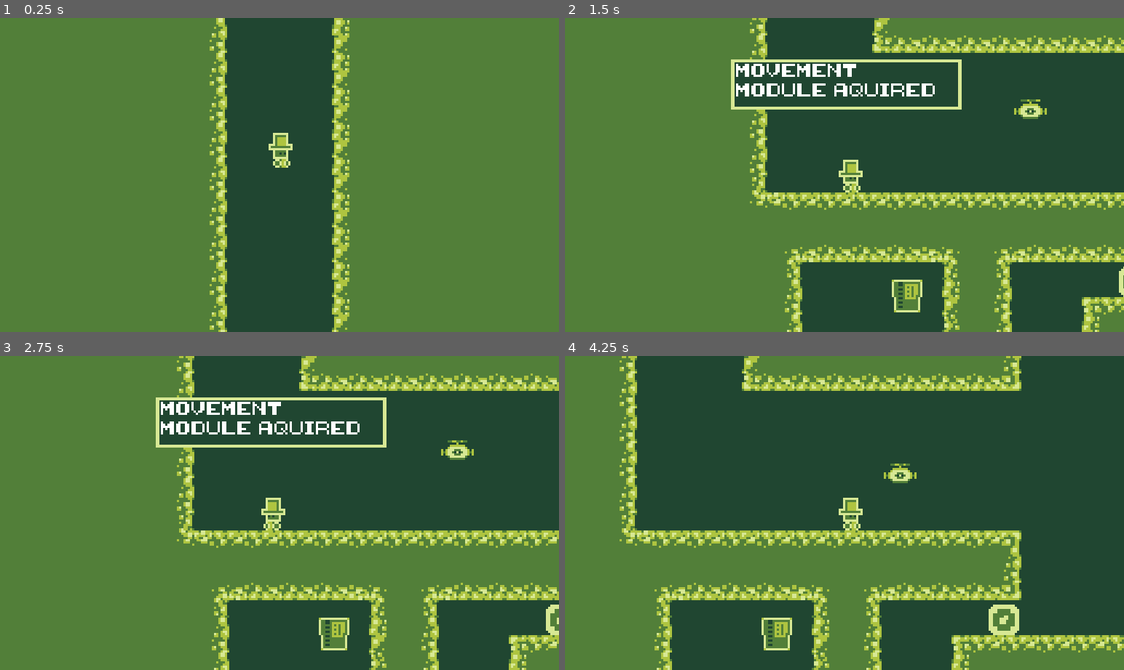
Above: before the commit, frames 1-4 (two rows, left to right).
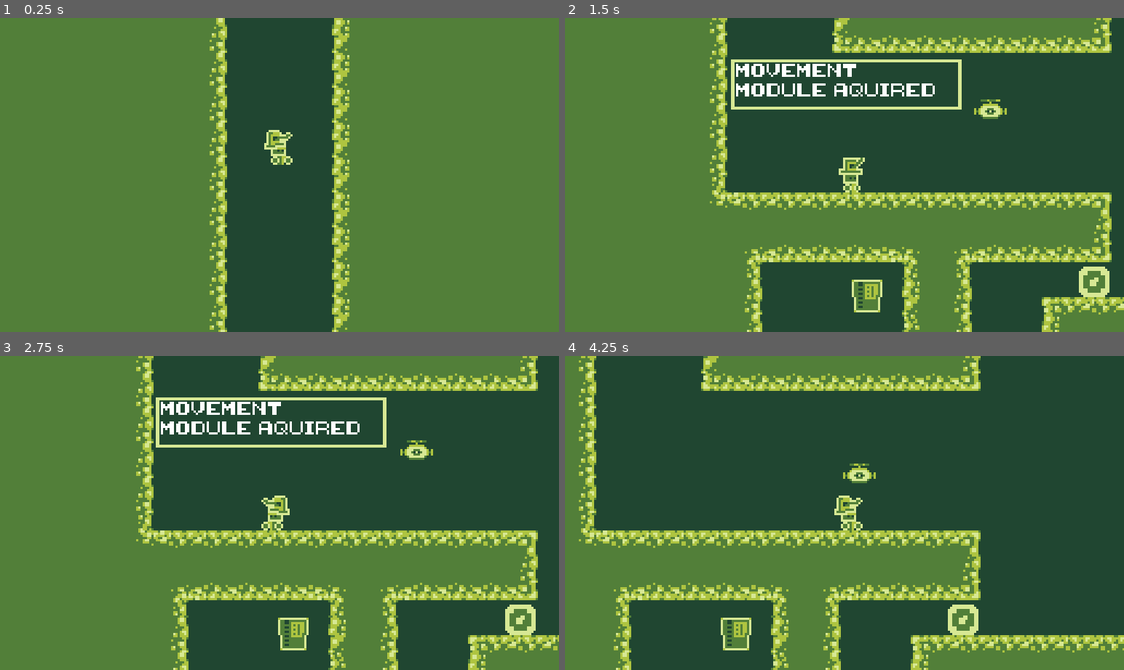
Above: after the commit, the same moments.

Repository: Kristoffer-Martinsen/Collecting-Parts
Game: Godot game, scene res://Scenes/World.tscn
Two runs of this game, one before a commit and one after it. Both use one fixed random seed, a clock stepped at 60 frames per second and the inputs below.
Inputs:
- Up to frame 1 (0.25 s): no input
- Up to frame 2 (1.5 s): hold Space (ui_accept) 0.53-1.28 s; hold Right (ui_right) from 0.53 s (still down); tap Space (ui_accept) at 1.35 s
- Up to frame 3 (2.75 s): tap Space (ui_accept) at 1.52, 1.82 s; release Right (ui_right) at 2.03 s; hold Left (ui_left) from 2.03 s (still down); hold Space (ui_accept) from 2.03 s (still down)
- Up to frame 4 (4.25 s): release Left (ui_left) at 2.78 s; release Space (ui_accept) at 2.78 s; hold Right (ui_right) from 2.78 s (still down); tap Space (ui_accept) at 2.85, 3.02, 3.32 s; hold Space (ui_accept) from 3.53 s (still down)

The runs differ from the first frame. In frame 1, 0.4% of the frame differs, in the area x 47-53%, y 35-48%; in frame 2, 20%; in frame 3, 21%; in frame 4, 24%, in the area x 2-100%, y 0-100%.

Commit message:
State Machine Player
Implemented State machine for the player

Diff:
--- a/Scenes/Player/Player.gd
+++ b/Scenes/Player/Player.gd
@@ -55,12 +55,14 @@
 	max_jump_velocity = -sqrt(2 * grav * max_jump_height)
 	min_jump_velocity = -sqrt(2 * grav * min_jump_height)
 
-func _physics_process(delta):
-	if walk && !cut_scene:
-		get_input()
-	animation_player()
+func _apply_gravity(delta):
 	velocity.y += grav * delta
+
+func _apply_movement():
 	velocity = move_and_slide(velocity, Vector2.UP, false, 4, PI/4, false)
+	if abs(velocity.x) < 0.2:
+		velocity.x = 0
+
 	is_grounded = check_if_grounded()
 
 	is_on_wall = check_walls()
@@ -85,35 +87,17 @@
 		if sign($Position2D.position.x) == -1:
 			$Position2D.position.x *= -1
 
-func _input(event):
-	if event.is_action_pressed("ui_accept") && is_grounded && jump && !cut_scene:
-		velocity.y = max_jump_velocity
-		$AudioStreamPlayer.stream = load("res://Sounds/Jump.wav")
-		$AudioStreamPlayer.play()
-	if event.is_action_released("ui_accept") && velocity.y < min_jump_velocity:
-		velocity.y = min_jump_velocity
-
 func check_if_grounded():
 	if raycast1.is_colliding() || raycast2.is_colliding():
 		return true
 	else:
 		return false
 
-func get_input():
+func _handle_move_input():
 	direction = int(Input.is_action_pressed("ui_right")) - int(Input.is_action_pressed("ui_left"))
 	velocity.x = lerp(velocity.x, move_speed * direction, get_h_weight())
 	if direction != 0:
 		$Sprite.scale.x = direction
-
-func animation_player():
-	if is_shooting:
-		$Sprite.play("shoot")
-	elif is_grounded && direction != 0:
-		$Sprite.play("walk")
-	elif !is_grounded:
-		$Sprite.play("jump")
-	else:
-		$Sprite.play("idle")
 
 func _on_Area2D_area_entered(area):
 	if area.is_in_group("hazard"):
--- a/Scenes/Player/Player.tscn
+++ b/Scenes/Player/Player.tscn
@@ -1,44 +1,45 @@
-[gd_scene load_steps=22 format=2]
+[gd_scene load_steps=23 format=2]
 
 [ext_resource path="res://Scenes/Player/Player.gd" type="Script" id=1]
-[ext_resource path="res://Art/Player/player_sheet_Idle_0.png" type="Texture" id=2]
-[ext_resource path="res://Art/Player/player_sheet_Idle_1.png" type="Texture" id=3]
-[ext_resource path="res://Art/Player/player_sheet_Idle_2.png" type="Texture" id=4]
-[ext_resource path="res://Art/Player/player_sheet_Idle_3.png" type="Texture" id=5]
-[ext_resource path="res://Art/Player/player_sheet_Walk_0.png" type="Texture" id=6]
-[ext_resource path="res://Art/Player/player_sheet_Walk_1.png" type="Texture" id=7]
-[ext_resource path="res://Art/Player/player_sheet_Walk_2.png" type="Texture" id=8]
-[ext_resource path="res://Art/Player/player_sheet_Walk_3.png" type="Texture" id=9]
-[ext_resource path="res://Art/Player/player_sheet_Jump_0.png" type="Texture" id=10]
-[ext_resource path="res://Art/Player/player_sheet_Jump_1.png" type="Texture" id=11]
-[ext_resource path="res://Art/Player/player_sheet_Jump_2.png" type="Texture" id=12]
-[ext_resource path="res://Art/Player/player_sheet_Shoot_0.png" type="Texture" id=13]
-[ext_resource path="res://Art/Player/player_sheet_Shoot_1.png" type="Texture" id=14]
-[ext_resource path="res://Art/Player/player_sheet_Shoot_2.png" type="Texture" id=15]
-[ext_resource path="res://Art/Player/player_sheet_Shoot_3.png" type="Texture" id=16]
-[ext_resource path="res://Scenes/Player/Camera2D.gd" type="Script" id=17]
-[ext_resource path="res://Scenes/Props/Textbox.tscn" type="PackedScene" id=18]
+[ext_resource path="res://Scenes/Player/PlayerFSM.gd" type="Script" id=2]
+[ext_resource path="res://Art/Player/player_sheet_Idle_0.png" type="Texture" id=3]
+[ext_resource path="res://Art/Player/player_sheet_Idle_1.png" type="Texture" id=4]
+[ext_resource path="res://Art/Player/player_sheet_Idle_2.png" type="Texture" id=5]
+[ext_resource path="res://Art/Player/player_sheet_Idle_3.png" type="Texture" id=6]
+[ext_resource path="res://Art/Player/player_sheet_Shoot_0.png" type="Texture" id=7]
+[ext_resource path="res://Art/Player/player_sheet_Shoot_1.png" type="Texture" id=8]
+[ext_resource path="res://Art/Player/player_sheet_Shoot_2.png" type="Texture" id=9]
+[ext_resource path="res://Art/Player/player_sheet_Shoot_3.png" type="Texture" id=10]
+[ext_resource path="res://Art/Player/player_sheet_Walk_0.png" type="Texture" id=11]
+[ext_resource path="res://Art/Player/player_sheet_Walk_1.png" type="Texture" id=12]
+[ext_resource path="res://Art/Player/player_sheet_Walk_2.png" type="Texture" id=13]
+[ext_resource path="res://Art/Player/player_sheet_Walk_3.png" type="Texture" id=14]
+[ext_resource path="res://Art/Player/player_sheet_Jump_0.png" type="Texture" id=15]
+[ext_resource path="res://Art/Player/player_sheet_Jump_1.png" type="Texture" id=16]
+[ext_resource path="res://Art/Player/player_sheet_Jump_2.png" type="Texture" id=17]
+[ext_resource path="res://Scenes/Player/Camera2D.gd" type="Script" id=18]
+[ext_resource path="res://Scenes/Props/Textbox.tscn" type="PackedScene" id=19]
 
 [sub_resource type="SpriteFrames" id=1]
 animations = [ {
-"frames": [ ExtResource( 2 ), ExtResource( 3 ), ExtResource( 4 ), ExtResource( 5 ) ],
+"frames": [ ExtResource( 3 ), ExtResource( 4 ), ExtResource( 5 ), ExtResource( 6 ) ],
 "loop": true,
 "name": "idle",
 "speed": 5.0
 }, {
-"frames": [ ExtResource( 6 ), ExtResource( 7 ), ExtResource( 8 ), ExtResource( 9 ) ],
+"frames": [ ExtResource( 7 ), ExtResource( 8 ), ExtResource( 9 ), ExtResource( 10 ) ],
+"loop": true,
+"name": "shoot",
+"speed": 5.0
+}, {
+"frames": [ ExtResource( 11 ), ExtResource( 12 ), ExtResource( 13 ), ExtResource( 14 ) ],
 "loop": true,
 "name": "walk",
 "speed": 5.0
 }, {
-"frames": [ ExtResource( 10 ), ExtResource( 11 ), ExtResource( 12 ) ],
+"frames": [ ExtResource( 15 ), ExtResource( 16 ), ExtResource( 17 ) ],
 "loop": false,
 "name": "jump",
-"speed": 5.0
-}, {
-"frames": [ ExtResource( 13 ), ExtResource( 14 ), ExtResource( 15 ), ExtResource( 16 ) ],
-"loop": true,
-"name": "shoot",
 "speed": 5.0
 } ]
 
@@ -55,10 +56,13 @@
 }
 attack = true
 
+[node name="PlayerFSM" type="Node" parent="."]
+script = ExtResource( 2 )
+
 [node name="Sprite" type="AnimatedSprite" parent="."]
 frames = SubResource( 1 )
 animation = "shoot"
-frame = 3
+frame = 2
 playing = true
 
 [node name="CollisionShape2D" type="CollisionShape2D" parent="."]
--- /dev/null
+++ b/Scenes/Player/PlayerFSM.gd
@@ -0,0 +1,71 @@
+extends StateMachine
+
+func _ready():
+	add_state("idle")
+	add_state("run")
+	add_state("jump")
+	add_state("fall")
+	add_state("shoot")
+	call_deferred("set_state", states.idle)
+
+func _input(event):
+	if [states.idle, states.run, states.shoot].has(state):
+		# Jumping
+		if event.is_action_pressed("ui_accept") && parent.is_grounded && parent.jump && !parent.cut_scene:
+			parent.velocity.y = parent.max_jump_velocity
+
+	if state == states.jump:
+		# Variable jump
+		if event.is_action_released("ui_accept") && parent.velocity.y < parent.min_jump_velocity:
+			parent.velocity.y = parent.min_jump_velocity
+
+func _state_logic(delta):
+	parent._handle_move_input()
+	parent._apply_gravity(delta)
+	parent._apply_movement()
+
+func _get_transition(delta):
+	match state:
+		states.idle:
+			if !parent.is_on_floor():
+				if parent.velocity.y < 0:
+					return states.jump
+				elif parent.velocity.y > 0:
+					return states.fall
+			elif parent.velocity.x != 0:
+				return states.run
+		states.run:
+			if !parent.is_on_floor():
+				if parent.velocity.y < 0:
+					return states.jump
+				elif parent.velocity.y > 0:
+					return states.fall
+			elif parent.velocity.x == 0:
+				return states.idle
+		states.jump:
+			if parent.is_on_floor():
+				return states.idle
+			elif parent.velocity.y >= 0:
+				return states.fall
+		states.fall:
+			if parent.is_on_floor():
+				return states.idle
+			elif parent.velocity.y < 0:
+				return states.jump
+	return null
+
+func _enter_state(new_state, old_state):
+	match new_state:
+		states.idle:
+			print("Idle")
+		states.run:
+			print("Run")
+		states.jump:
+			print("Jump")
+		states.fall:
+			print("Fall")
+		states.shoot:
+			print("Shoot")
+
+func _exit_state(old_state, new_state):
+	pass
--- /dev/null
+++ b/Scenes/Player/StateMachine.gd
@@ -0,0 +1,40 @@
+extends Node
+
+class_name StateMachine
+
+var state = null setget set_state
+var previous_state = null
+var states = {}
+
+onready var parent = get_parent()
+
+func _physics_process(delta):
+	if state != null:
+		_state_logic(delta)
+		var transition = _get_transition(delta)
+		if transition != null:
+			set_state(transition)
+
+func _state_logic(delta):
+	pass
+
+func _get_transition(delta):
+	return null
+
+func _enter_state(new_state, old_state):
+	pass
+
+func _exit_state(old_state, new_state):
+	pass
+
+func set_state(new_state):
+	previous_state = state
+	state = new_state
+
+	if previous_state != null:
+		_exit_state(previous_state, new_state)
+	if new_state != null:
+		_enter_state(new_state, previous_state)
+
+func add_state(state_name):
+	states[state_name] = states.size()
--- a/project.godot
+++ b/project.godot
@@ -8,9 +8,14 @@
 
 config_version=4
 
-_global_script_classes=[  ]
+_global_script_classes=[ {
+"base": "Node",
+"class": "StateMachine",
+"language": "GDScript",
+"path": "res://Scenes/Player/StateMachine.gd"
+} ]
 _global_script_class_icons={
-
+"StateMachine": ""
 }
 
 [application]
Not shown: 2 places in Scenes/Player/Player.tscn that only renumber resources
